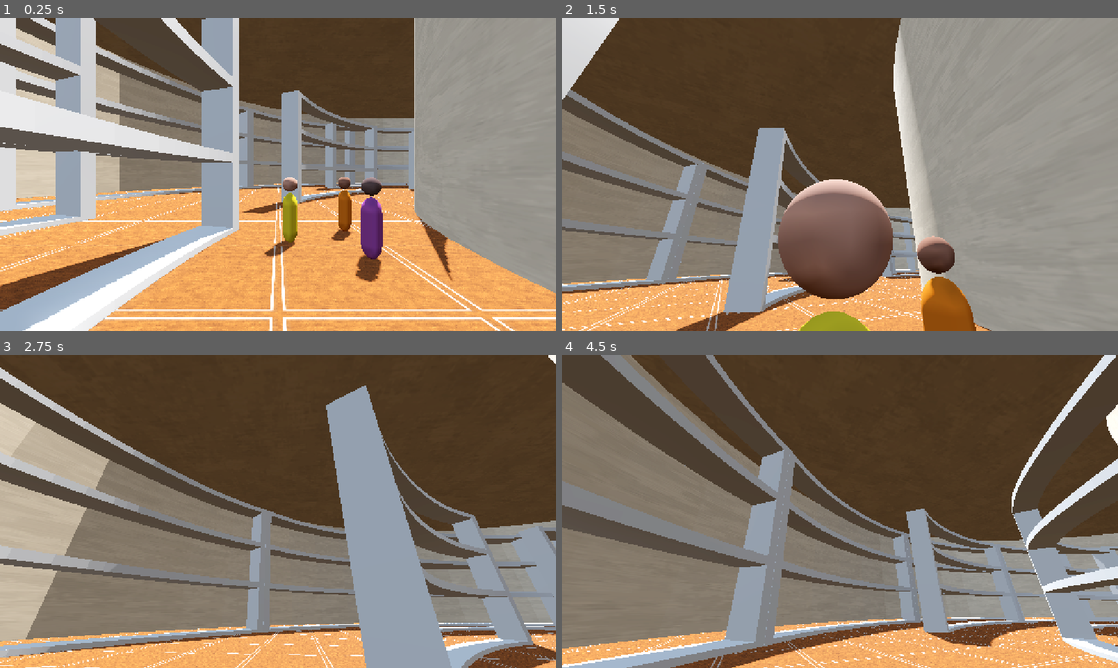
Above: before the commit, frames 1-4 (two rows, left to right).
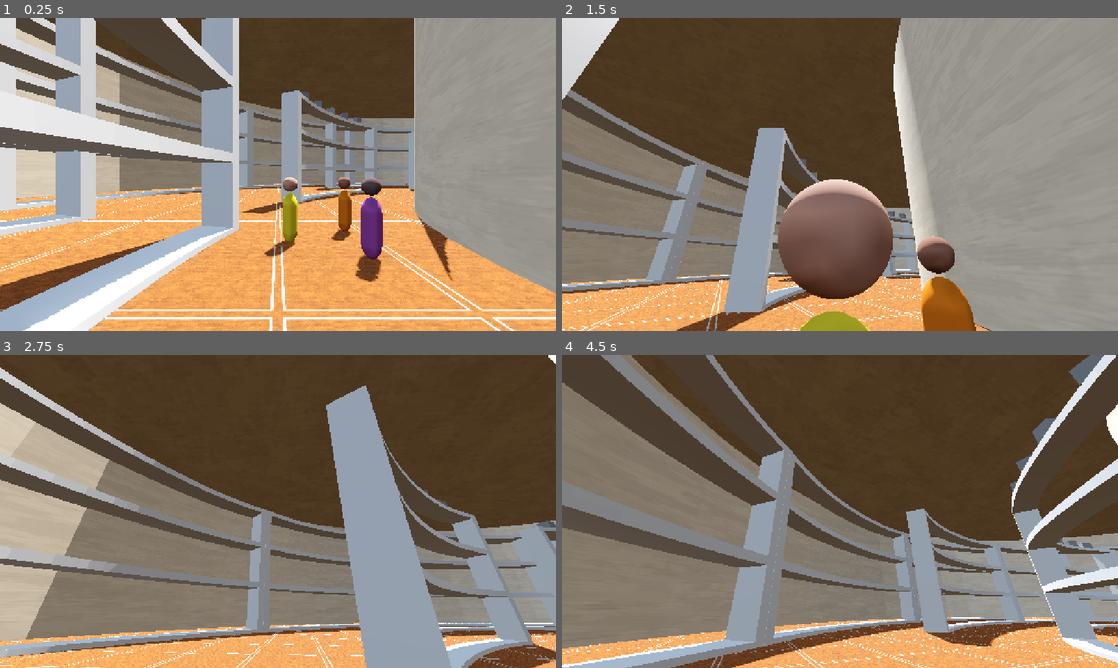
Above: after the commit, the same moments.

Repository: cjpugs/GMTK-Jam-25
Game: Godot game, scene res://scenes/levels/test-level.tscn
Two runs of this game, one before a commit and one after it. Both use one fixed random seed, a clock stepped at 60 frames per second and the inputs below. This scene is started directly instead of the project's main scene.
Inputs (mouse positions are in pixels of both pictures, inside the frame that each line leads up to):
- Up to frame 1 (0.25 s): no input
- Up to frame 2 (1.5 s): move the mouse to (812, 237) at 0.52 s; hold Up (move_forward) from 0.53 s (still down); click (812, 237) at 0.6 s; move the mouse to (878, 177) at 1.27 s; click (878, 177) at 1.35 s
- Up to frame 3 (2.75 s): keep holding Up (move_forward); tap Enter at 2 s; move the mouse to (233, 508) at 2.02 s; click (233, 508) at 2.1 s
- Up to frame 4 (4.5 s): move the mouse to (845, 511) at 2.77 s; release Up (move_forward) at 2.78 s; hold Left (move_left) 2.78-3.53 s; click (845, 511) at 2.85 s; move the mouse to (817, 505) at 3.52 s; hold Up (move_forward) from 3.53 s (still down); click (817, 505) at 3.6 s; move the mouse to (867, 511) at 4.27 s; click (867, 511) at 4.35 s

The runs differ from the first frame. In frame 1, 0.1% of the frame differs, in the area x 54-65%, y 23-34%; in frame 2, less than 0.1%; in frame 3, less than 0.1%; in frame 4, 0.6%, in the area x 80-98%, y 0-62%.

Commit message:
added slots to 40m shelf and a script to populate each slot with a collectible at a random rotation.

Diff:
--- a/scenes/collectibles/collectible.gd
+++ b/scenes/collectibles/collectible.gd
@@ -8,15 +8,15 @@
 	if mesh_override:
 		$MeshInstance3D.mesh = mesh_override
 
-	var scene_path := ""
-	match collectible_type:
-		"Laptop": scene_path = "res://scenes/collectibles/laptop.tscn"
-
-	if scene_path != "":
-		var new_model = load(scene_path).instantiate()
-		$Model.queue_free()
-		add_child(new_model)
-		new_model.name = "Model"
+	#var scene_path := ""
+	#match collectible_type:
+		#"Laptop": scene_path = "res://scenes/collectibles/laptop.tscn"
+	#
+	#if scene_path != "":
+		#var new_model = load(scene_path).instantiate()
+		#$Model.queue_free()
+		#add_child(new_model)
+		#new_model.name = "Model"
 
 func _on_body_entered(_body: Node3D) -> void:
 	Globals.score += point_value
--- a/scenes/levels/store.tscn
+++ b/scenes/levels/store.tscn
@@ -3,9 +3,9 @@
 [ext_resource type="Texture2D" uid="uid://bfrewkjnij5sb" path="res://assets/textures/interiors/Beigewall_Texture.png" id="1_8s6uc"]
 [ext_resource type="ArrayMesh" uid="uid://wmbcs2ffhsne" path="res://assets/models/OuterWall.obj" id="1_y7kff"]
 [ext_resource type="Texture2D" uid="uid://du2ey5fmkfg4p" path="res://assets/textures/interiors/Rug2_Texture.png" id="2_njto3"]
-[ext_resource type="PackedScene" uid="uid://da2q60vl8igyj" path="res://assets/shelves/CurvedShelf40.tscn" id="4_b0hbt"]
-[ext_resource type="PackedScene" uid="uid://bxxd4dqiaes2o" path="res://assets/shelves/CurvedShelf50.tscn" id="5_apukm"]
-[ext_resource type="PackedScene" uid="uid://l626rbnagk7f" path="res://assets/shelves/CurvedShelf60.tscn" id="6_p8h1w"]
+[ext_resource type="PackedScene" uid="uid://da2q60vl8igyj" path="res://scenes/shelves/CurvedShelf40.tscn" id="4_b0hbt"]
+[ext_resource type="PackedScene" uid="uid://bxxd4dqiaes2o" path="res://scenes/shelves/CurvedShelf50.tscn" id="5_apukm"]
+[ext_resource type="PackedScene" uid="uid://l626rbnagk7f" path="res://scenes/shelves/CurvedShelf60.tscn" id="6_p8h1w"]
 
 [sub_resource type="PlaneMesh" id="PlaneMesh_m4iqm"]
 
--- a/assets/shelves/CurvedShelf40.tscn
+++ b/scenes/shelves/CurvedShelf40.tscn
@@ -1,4 +1,6 @@
-[gd_scene load_steps=8 format=4 uid="uid://da2q60vl8igyj"]
+[gd_scene load_steps=9 format=4 uid="uid://da2q60vl8igyj"]
+
+[ext_resource type="Script" uid="uid://cr55ymmtinx57" path="res://scenes/shelves/populate_shelves.gd" id="1_327gh"]
 
 [sub_resource type="StandardMaterial3D" id="StandardMaterial3D_3kn7n"]
 resource_name = "Material"
@@ -134,6 +136,7 @@
 data = PackedVector3Array(-45.8234, 0.0208, 23.4551, -43.8292, 0.0208, 22.8464, -43.8292, 0.0208, 22.8464, -43.8292, 0. …(90620 unchanged characters)…
 
 [node name="CurvedShelf40" type="StaticBody3D"]
+script = ExtResource("1_327gh")
 
 [node name="Cube" type="MeshInstance3D" parent="."]
 transform = Transform3D(0.821181, 0, -0.0849998, 0, 10.6608, 0, 0.340137, 0, 0.205212, 0, 0, 0)
@@ -143,3 +146,133 @@
 [node name="CollisionShape3D" type="CollisionShape3D" parent="."]
 transform = Transform3D(0.821181, 0, -0.0849998, 0, 10.6608, 0, 0.340137, 0, 0.205212, 0, 0, 0)
 shape = SubResource("ConcavePolygonShape3D_5ey2y")
+
+[node name="Shelves" type="Node3D" parent="."]
+
+[node name="Shelf1" type="Node3D" parent="Shelves"]
+transform = Transform3D(1, 0, 0, 0, 1, 0, 0, 0, 1, 0, 0.5, 0)
+
+[node name="ItemSlot1" type="Node3D" parent="Shelves/Shelf1"]
+
+[node name="Marker3D" type="Marker3D" parent="Shelves/Shelf1/ItemSlot1"]
+transform = Transform3D(1, 0, 0, 0, 1, 0, 0, 0, 1, -40.5, 0, 0)
+
+[node name="ItemSlot2" type="Node3D" parent="Shelves/Shelf1"]
+transform = Transform3D(0.996195, 0, 0.0871557, 0, 1, 0, -0.0871557, 0, 0.996195, 0, 0, 0)
+
+[node name="Marker3D" type="Marker3D" parent="Shelves/Shelf1/ItemSlot2"]
+transform = Transform3D(1, 0, 0, 0, 1, 0, 0, 0, 1, -40.5, 0, 0)
+
+[node name="ItemSlot3" type="Node3D" parent="Shelves/Shelf1"]
+transform = Transform3D(0.984808, 0, 0.173648, 0, 1, 0, -0.173648, 0, 0.984808, 0, 0, 0)
+
+[node name="Marker3D" type="Marker3D" parent="Shelves/Shelf1/ItemSlot3"]
+transform = Transform3D(1, 0, 0, 0, 1, 0, 0, 0, 1, -40.5, 0, 0)
+
+[node name="ItemSlot4" type="Node3D" parent="Shelves/Shelf1"]
+transform = Transform3D(0.996195, 0, -0.0871557, 0, 1, 0, 0.0871557, 0, 0.996195, 0, 0, 0)
+
+[node name="Marker3D" type="Marker3D" parent="Shelves/Shelf1/ItemSlot4"]
+transform = Transform3D(1, 0, 0, 0, 1, 0, 0, 0, 1, -40.5, 0, 0)
+
+[node name="ItemSlot5" type="Node3D" parent="Shelves/Shelf1"]
+transform = Transform3D(0.984808, 0, -0.173648, 0, 1, 0, 0.173648, 0, 0.984808, 0, 0, 0)
+
+[node name="Marker3D" type="Marker3D" parent="Shelves/Shelf1/ItemSlot5"]
+transform = Transform3D(1, 0, 0, 0, 1, 0, 0, 0, 1, -40.5, 0, 0)
+
+[node name="Shelf2" type="Node3D" parent="Shelves"]
+transform = Transform3D(1, 0, 0, 0, 1, 0, 0, 0, 1, 0, 4.25, 0)
+
+[node name="ItemSlot1" type="Node3D" parent="Shelves/Shelf2"]
+
+[node name="Marker3D" type="Marker3D" parent="Shelves/Shelf2/ItemSlot1"]
+transform = Transform3D(1, 0, 0, 0, 1, 0, 0, 0, 1, -40.5, 0, 0)
+
+[node name="ItemSlot2" type="Node3D" parent="Shelves/Shelf2"]
+transform = Transform3D(0.996195, 0, 0.0871557, 0, 1, 0, -0.0871557, 0, 0.996195, 0, 0, 0)
+
+[node name="Marker3D" type="Marker3D" parent="Shelves/Shelf2/ItemSlot2"]
+transform = Transform3D(1, 0, 0, 0, 1, 0, 0, 0, 1, -40.5, 0, 0)
+
+[node name="ItemSlot3" type="Node3D" parent="Shelves/Shelf2"]
+transform = Transform3D(0.984808, 0, 0.173648, 0, 1, 0, -0.173648, 0, 0.984808, 0, 0, 0)
+
+[node name="Marker3D" type="Marker3D" parent="Shelves/Shelf2/ItemSlot3"]
+transform = Transform3D(1, 0, 0, 0, 1, 0, 0, 0, 1, -40.5, 0, 0)
+
+[node name="ItemSlot4" type="Node3D" parent="Shelves/Shelf2"]
+transform = Transform3D(0.996195, 0, -0.0871557, 0, 1, 0, 0.0871557, 0, 0.996195, 0, 0, 0)
+
+[node name="Marker3D" type="Marker3D" parent="Shelves/Shelf2/ItemSlot4"]
+transform = Transform3D(1, 0, 0, 0, 1, 0, 0, 0, 1, -40.5, 0, 0)
+
+[node name="ItemSlot5" type="Node3D" parent="Shelves/Shelf2"]
+transform = Transform3D(0.984808, 0, -0.173648, 0, 1, 0, 0.173648, 0, 0.984808, 0, 0, 0)
+
+[node name="Marker3D" type="Marker3D" parent="Shelves/Shelf2/ItemSlot5"]
+transform = Transform3D(1, 0, 0, 0, 1, 0, 0, 0, 1, -40.5, 0, 0)
+
+[node name="Shelf3" type="Node3D" parent="Shelves"]
+transform = Transform3D(1, 0, 0, 0, 1, 0, 0, 0, 1, 0, 7.75, 0)
+
+[node name="ItemSlot1" type="Node3D" parent="Shelves/Shelf3"]
+
+[node name="Marker3D" type="Marker3D" parent="Shelves/Shelf3/ItemSlot1"]
+transform = Transform3D(1, 0, 0, 0, 1, 0, 0, 0, 1, -40.5, 0, 0)
+
+[node name="ItemSlot2" type="Node3D" parent="Shelves/Shelf3"]
+transform = Transform3D(0.996195, 0, 0.0871557, 0, 1, 0, -0.0871557, 0, 0.996195, 0, 0, 0)
+
+[node name="Marker3D" type="Marker3D" parent="Shelves/Shelf3/ItemSlot2"]
+transform = Transform3D(1, 0, 0, 0, 1, 0, 0, 0, 1, -40.5, 0, 0)
+
+[node name="ItemSlot3" type="Node3D" parent="Shelves/Shelf3"]
+transform = Transform3D(0.984808, 0, 0.173648, 0, 1, 0, -0.173648, 0, 0.984808, 0, 0, 0)
+
+[node name="Marker3D" type="Marker3D" parent="Shelves/Shelf3/ItemSlot3"]
+transform = Transform3D(1, 0, 0, 0, 1, 0, 0, 0, 1, -40.5, 0, 0)
+
+[node name="ItemSlot4" type="Node3D" parent="Shelves/Shelf3"]
+transform = Transform3D(0.996195, 0, -0.0871557, 0, 1, 0, 0.0871557, 0, 0.996195, 0, 0, 0)
+
+[node name="Marker3D" type="Marker3D" parent="Shelves/Shelf3/ItemSlot4"]
+transform = Transform3D(1, 0, 0, 0, 1, 0, 0, 0, 1, -40.5, 0, 0)
+
+[node name="ItemSlot5" type="Node3D" parent="Shelves/Shelf3"]
+transform = Transform3D(0.984808, 0, -0.173648, 0, 1, 0, 0.173648, 0, 0.984808, 0, 0, 0)
+
+[node name="Marker3D" type="Marker3D" parent="Shelves/Shelf3/ItemSlot5"]
+transform = Transform3D(1, 0, 0, 0, 1, 0, 0, 0, 1, -40.5, 0, 0)
+
+[node name="Shelf4" type="Node3D" parent="Shelves"]
+transform = Transform3D(1, 0, 0, 0, 1, 0, 0, 0, 1, 0, 11.5, 0)
+
+[node name="ItemSlot1" type="Node3D" parent="Shelves/Shelf4"]
+
+[node name="Marker3D" type="Marker3D" parent="Shelves/Shelf4/ItemSlot1"]
+transform = Transform3D(1, 0, 0, 0, 1, 0, 0, 0, 1, -40.5, 0, 0)
+
+[node name="ItemSlot2" type="Node3D" parent="Shelves/Shelf4"]
+transform = Transform3D(0.996195, 0, 0.0871557, 0, 1, 0, -0.0871557, 0, 0.996195, 0, 0, 0)
+
+[node name="Marker3D" type="Marker3D" parent="Shelves/Shelf4/ItemSlot2"]
+transform = Transform3D(1, 0, 0, 0, 1, 0, 0, 0, 1, -40.5, 0, 0)
+
+[node name="ItemSlot3" type="Node3D" parent="Shelves/Shelf4"]
+transform = Transform3D(0.984808, 0, 0.173648, 0, 1, 0, -0.173648, 0, 0.984808, 0, 0, 0)
+
+[node name="Marker3D" type="Marker3D" parent="Shelves/Shelf4/ItemSlot3"]
+transform = Transform3D(1, 0, 0, 0, 1, 0, 0, 0, 1, -40.5, 0, 0)
+
+[node name="ItemSlot4" type="Node3D" parent="Shelves/Shelf4"]
+transform = Transform3D(0.996195, 0, -0.0871557, 0, 1, 0, 0.0871557, 0, 0.996195, 0, 0, 0)
+
+[node name="Marker3D" type="Marker3D" parent="Shelves/Shelf4/ItemSlot4"]
+transform = Transform3D(1, 0, 0, 0, 1, 0, 0, 0, 1, -40.5, 0, 0)
+
+[node name="ItemSlot5" type="Node3D" parent="Shelves/Shelf4"]
+transform = Transform3D(0.984808, 0, -0.173648, 0, 1, 0, 0.173648, 0, 0.984808, 0, 0, 0)
+
+[node name="Marker3D" type="Marker3D" parent="Shelves/Shelf4/ItemSlot5"]
+transform = Transform3D(1, 0, 0, 0, 1, 0, 0, 0, 1, -40.5, 0, 0)
--- /dev/null
+++ b/scenes/shelves/populate_shelves.gd
@@ -0,0 +1,19 @@
+extends Node3D
+
+var collectible_scenes = [
+	preload("res://scenes/collectibles/collectible.tscn")
+]
+
+@onready var shelves = $Shelves.get_children()
+
+func _ready() -> void:
+	for shelf in shelves:
+		var slots = shelf.get_children()
+		for slot in slots:
+			var slot_location = slot.get_child(0)
+			if randf() < 1:
+				var item = collectible_scenes.pick_random()
+				var item_instance = item.instantiate()
+				slot_location.add_child(item_instance)
+				item_instance.transform.origin = Vector3.ZERO
+				item_instance.rotate_y(randf_range(0, 2 * PI))
Not shown: 1 places in scenes/collectibles/laptop.tscn that only renumber resources
Renamed: assets/shelves/CurvedShelf50.tscn -> scenes/shelves/CurvedShelf50.tscn
Renamed: assets/shelves/CurvedShelf60.tscn -> scenes/shelves/CurvedShelf60.tscn
Not shown, added: scenes/shelves/populate_shelves.gd.uid
